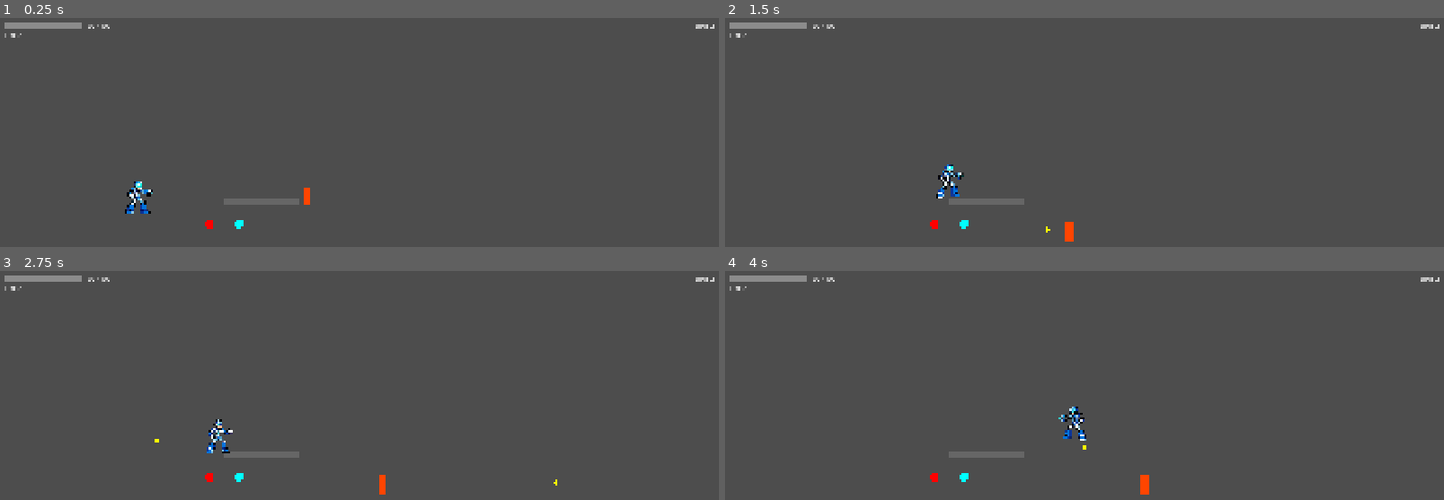
Above: before the commit, frames 1-4 (two rows, left to right).
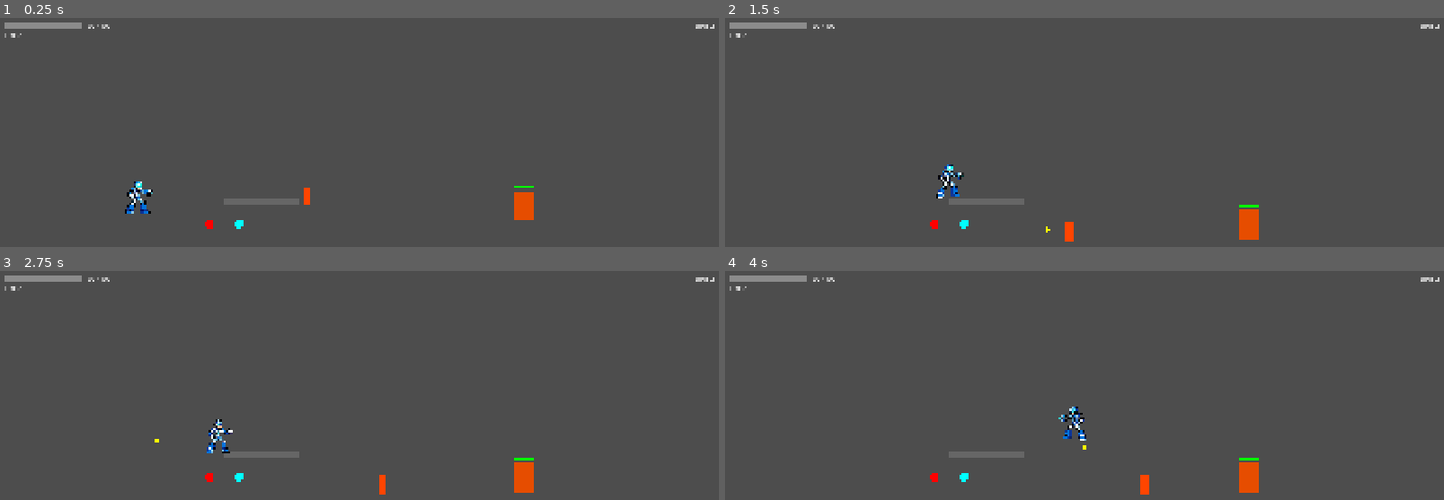
Above: after the commit, the same moments.

Repository: joaoramos00/NullvexGame
Game: Godot game, scene res://scenes/test_level.tscn
The game is run twice, just before and just after one commit, with the same random seed, the same clock (stepped at 60 frames per second) and the same inputs.
Inputs:
- Up to frame 1 (0.25 s): no input
- Up to frame 2 (1.5 s): hold Right (move_right) from 0.53 s (still down); tap Z (attack) at 0.6 s; tap Space (jump) at 0.77 s; tap X (dash) at 1.35 s
- Up to frame 3 (2.75 s): tap Space (jump) at 1.52 s; release Right (move_right) at 2.03 s; hold Left (move_left) from 2.03 s (still down); tap Z (attack) at 2.1 s
- Up to frame 4 (4 s): release Left (move_left) at 2.78 s; hold Right (move_right) from 2.78 s (still down); tap X (dash) at 2.85 s; tap Space (jump) at 3.02, 3.77 s; tap Z (attack) at 3.6 s

The runs differ from the first frame. In frame 1, 0.4% of the frame differs, in the area x 71-75%, y 73-89%; in frame 2, 0.4%; in frame 3, 0.4%, in the area x 71-78%, y 81-97%; in frame 4, 0.4%.
Error in both runs: Assertion failed: StageController: player node not assigned (res://stages/stage_controller.gd:9)

Commit message:
feat: Plan 09 — Save/Load + complete game flow
- StageComplete overlay: appears 1s after boss defeat, auto-saves via
  GameManager.save_game(), pauses tree, "Continue" returns to StageSelect
- CharacterSelect overlay in StageSelect: choose Zael or Zara before
  entering a stage, then calls StageManager.load_stage()
- PauseMenu: added Stage Select button (save + transition); renamed Quit
  to Main Menu (save + transition to title screen)
- StageManager.load_stage(): falls back to test_level.tscn when the
  target stage scene doesn't exist yet
- CharacterBase._ready(): initialises max_hp from GameManager.max_hp so
  hearts collected in previous sessions take effect immediately
- test_level: skips GameManager.reset() when launched from game flow
  (StageManager.current_stage_id >= 0); Ignarath boss + StageComplete
  added so the full defeat loop is testable in-game
- 4 new tests passing (hidden_by_default, shows_after_stage_completed,
  autosaves_on_stage_completed, save_load_full_round_trip)

Co-Authored-By: Claude Sonnet 4.6 <noreply@anthropic.com>

Diff:
--- a/autoloads/stage_manager.gd
+++ b/autoloads/stage_manager.gd
@@ -48,9 +48,9 @@
     current_stage_id = stage_id
     reset_checkpoints()
     var path: String = STAGE_PATHS.get(stage_id, "")
-    if path.is_empty():
-        push_error("StageManager: no scene path for stage_id %d" % stage_id)
-        return
+    if path.is_empty() or not ResourceLoader.exists(path):
+        push_warning("StageManager: stage %d scene not found, loading test level" % stage_id)
+        path = "res://scenes/test_level.tscn"
     get_tree().change_scene_to_file(path)
     stage_loaded.emit(stage_id)
     transition_finished.emit()
--- a/characters/base/character_base.gd
+++ b/characters/base/character_base.gd
@@ -33,6 +33,7 @@
 var _dash_direction: float = 1.0
 
 func _ready() -> void:
+    max_hp = GameManager.max_hp
     current_hp = max_hp
     queue_redraw()
 
--- a/scenes/test_level.gd
+++ b/scenes/test_level.gd
@@ -4,8 +4,9 @@
 @onready var _hud: CanvasLayer = $HUD
 
 func _ready() -> void:
-    GameManager.reset()
-    GameManager.set_active_character("zael")
+    if StageManager.current_stage_id < 0:
+        GameManager.reset()  # direct editor launch — reset for clean testing
+        GameManager.set_active_character("zael")
     StageManager.spawn_position = character.global_position
     _hud.connect_to_player(character)
     queue_redraw()
--- a/scenes/test_level.tscn
+++ b/scenes/test_level.tscn
@@ -9,6 +9,8 @@
 [ext_resource type="PackedScene" uid="uid://hud" path="res://ui/hud.tscn" id="7_hud"]
 [ext_resource type="PackedScene" uid="uid://pause_menu" path="res://ui/pause_menu.tscn" id="8_pause"]
 [ext_resource type="PackedScene" uid="uid://game_over" path="res://ui/game_over.tscn" id="9_gameover"]
+[ext_resource type="PackedScene" uid="uid://ignarath" path="res://characters/bosses/ignarath.tscn" id="10_boss"]
+[ext_resource type="PackedScene" uid="uid://stage_complete" path="res://ui/stage_complete.tscn" id="11_sc"]
 
 [sub_resource type="RectangleShape2D" id="RectangleShape2D_floor"]
 size = Vector2(3000, 40)
@@ -60,5 +62,11 @@
 
 [node name="GameOver" parent="." instance=ExtResource("9_gameover")]
 
+[node name="Ignarath" parent="." instance=ExtResource("10_boss")]
+position = Vector2(1400, 380)
+player = NodePath("../Zael")
+
+[node name="StageComplete" parent="." instance=ExtResource("11_sc")]
+
 [node name="Camera2D" type="Camera2D" parent="."]
 position = Vector2(960, 450)
--- /dev/null
+++ b/tests/test_stage_complete.gd
@@ -0,0 +1,66 @@
+extends Node
+
+func _ready() -> void:
+    test_hidden_by_default()
+    await test_shows_after_stage_completed()
+    await test_autosaves_on_stage_completed()
+    test_save_load_full_round_trip()
+    print("ALL TESTS PASSED")
+    get_tree().quit(0)
+
+func test_hidden_by_default() -> void:
+    var sc: CanvasLayer = _spawn_stage_complete()
+    assert(not sc.visible)
+    sc.queue_free()
+    print("PASS: hidden_by_default")
+
+func test_shows_after_stage_completed() -> void:
+    GameManager.reset()
+    var sc: CanvasLayer = _spawn_stage_complete()
+    GameManager.complete_stage(1)
+    await get_tree().create_timer(0.15).timeout
+    assert(sc.visible)
+    assert(get_tree().paused)
+    get_tree().paused = false
+    sc.queue_free()
+    print("PASS: shows_after_stage_completed")
+
+func test_autosaves_on_stage_completed() -> void:
+    GameManager.reset()
+    GameManager.delete_save()
+    assert(not GameManager.has_save())
+    var sc: CanvasLayer = _spawn_stage_complete()
+    GameManager.complete_stage(2)
+    await get_tree().create_timer(0.15).timeout
+    assert(GameManager.has_save())
+    get_tree().paused = false
+    GameManager.delete_save()
+    sc.queue_free()
+    print("PASS: autosaves_on_stage_completed")
+
+func test_save_load_full_round_trip() -> void:
+    GameManager.reset()
+    GameManager.complete_stage(1)
+    GameManager.unlock_ability("ignarath")
+    GameManager.collect_heart(1)
+    GameManager.set_zael_armor("helmet", true)
+    GameManager.save_game()
+
+    GameManager.reset()
+    assert(not GameManager.completed_stages.has(1))
+
+    var ok := GameManager.load_game()
+    assert(ok)
+    assert(GameManager.completed_stages.has(1))
+    assert(GameManager.boss_abilities_unlocked.has("ignarath"))
+    assert(GameManager.collected_hearts.has(1))
+    assert(GameManager.zael_armor["helmet"] == true)
+
+    GameManager.delete_save()
+    print("PASS: save_load_full_round_trip")
+
+func _spawn_stage_complete() -> CanvasLayer:
+    var sc: CanvasLayer = load("res://ui/stage_complete.tscn").instantiate()
+    sc.show_delay = 0.05
+    add_child(sc)
+    return sc
--- /dev/null
+++ b/tests/test_stage_complete.tscn
@@ -0,0 +1,6 @@
+[gd_scene format=3 uid="uid://test_stage_complete"]
+
+[ext_resource type="Script" path="res://tests/test_stage_complete.gd" id="1_script"]
+
+[node name="TestStageComplete" type="Node"]
+script = ExtResource("1_script")
--- /dev/null
+++ b/ui/character_select.gd
@@ -0,0 +1,19 @@
+extends Control
+
+signal character_chosen(character: String)
+
+@onready var _stage_label: Label = $Panel/VBox/StageLabel
+
+func _ready() -> void:
+    visible = false
+    $Panel/VBox/ZaelButton.pressed.connect(func(): _choose("zael"))
+    $Panel/VBox/ZaraButton.pressed.connect(func(): _choose("zara"))
+    $Panel/VBox/CancelButton.pressed.connect(func(): visible = false)
+
+func show_for_stage(stage_id: int, boss_name: String) -> void:
+    _stage_label.text = "Stage %d — %s" % [stage_id, boss_name]
+    visible = true
+
+func _choose(character: String) -> void:
+    visible = false
+    character_chosen.emit(character)
--- /dev/null
+++ b/ui/character_select.tscn
@@ -0,0 +1,55 @@
+[gd_scene format=3 uid="uid://character_select"]
+
+[ext_resource type="Script" path="res://ui/character_select.gd" id="1_script"]
+
+[node name="CharacterSelect" type="Control"]
+anchor_right = 1.0
+anchor_bottom = 1.0
+script = ExtResource("1_script")
+
+[node name="Overlay" type="ColorRect" parent="."]
+anchor_right = 1.0
+anchor_bottom = 1.0
+color = Color(0, 0, 0, 0.65)
+
+[node name="Panel" type="Panel" parent="."]
+anchor_left = 0.5
+anchor_top = 0.5
+anchor_right = 0.5
+anchor_bottom = 0.5
+offset_left = -140.0
+offset_top = -110.0
+offset_right = 140.0
+offset_bottom = 110.0
+
+[node name="VBox" type="VBoxContainer" parent="Panel"]
+anchor_right = 1.0
+anchor_bottom = 1.0
+offset_left = 16.0
+offset_top = 16.0
+offset_right = -16.0
+offset_bottom = -16.0
+theme_override_constants/separation = 12
+
+[node name="TitleLabel" type="Label" parent="Panel/VBox"]
+layout_mode = 2
+text = "Choose Character"
+horizontal_alignment = 1
+theme_override_font_sizes/font_size = 18
+
+[node name="StageLabel" type="Label" parent="Panel/VBox"]
+layout_mode = 2
+text = ""
+horizontal_alignment = 1
+
+[node name="ZaelButton" type="Button" parent="Panel/VBox"]
+layout_mode = 2
+text = "Zael  (Ranged)"
+
+[node name="ZaraButton" type="Button" parent="Panel/VBox"]
+layout_mode = 2
+text = "Zara  (Melee)"
+
+[node name="CancelButton" type="Button" parent="Panel/VBox"]
+layout_mode = 2
+text = "Cancel"
--- a/ui/pause_menu.gd
+++ b/ui/pause_menu.gd
@@ -4,7 +4,8 @@
     visible = false
     process_mode = Node.PROCESS_MODE_ALWAYS
     $Panel/VBox/ResumeButton.pressed.connect(_on_resume_pressed)
-    $Panel/VBox/QuitButton.pressed.connect(_on_quit_pressed)
+    $Panel/VBox/StageSelectButton.pressed.connect(_on_stage_select_pressed)
+    $Panel/VBox/MainMenuButton.pressed.connect(_on_main_menu_pressed)
 
 func _input(event: InputEvent) -> void:
     if event.is_action_just_pressed("pause"):
@@ -17,6 +18,12 @@
 func _on_resume_pressed() -> void:
     toggle_pause()
 
-func _on_quit_pressed() -> void:
+func _on_stage_select_pressed() -> void:
     get_tree().paused = false
-    get_tree().quit()
+    GameManager.save_game()
+    get_tree().change_scene_to_file("res://ui/stage_select.tscn")
+
+func _on_main_menu_pressed() -> void:
+    get_tree().paused = false
+    GameManager.save_game()
+    get_tree().change_scene_to_file("res://ui/title_screen.tscn")
--- a/ui/pause_menu.tscn
+++ b/ui/pause_menu.tscn
@@ -17,10 +17,10 @@
 anchor_top = 0.5
 anchor_right = 0.5
 anchor_bottom = 0.5
-offset_left = -110.0
-offset_top = -90.0
-offset_right = 110.0
-offset_bottom = 90.0
+offset_left = -120.0
+offset_top = -110.0
+offset_right = 120.0
+offset_bottom = 110.0
 
 [node name="VBox" type="VBoxContainer" parent="Panel"]
 anchor_right = 1.0
@@ -40,6 +40,10 @@
 layout_mode = 2
 text = "Resume"
 
-[node name="QuitButton" type="Button" parent="Panel/VBox"]
+[node name="StageSelectButton" type="Button" parent="Panel/VBox"]
 layout_mode = 2
-text = "Quit"
+text = "Stage Select"
+
+[node name="MainMenuButton" type="Button" parent="Panel/VBox"]
+layout_mode = 2
+text = "Main Menu"
--- /dev/null
+++ b/ui/stage_complete.gd
@@ -0,0 +1,30 @@
+extends CanvasLayer
+
+@export var show_delay: float = 1.0
+
+@onready var _stage_label: Label = $Panel/VBox/StageLabel
+@onready var _ability_label: Label = $Panel/VBox/AbilityLabel
+
+func _ready() -> void:
+    visible = false
+    process_mode = Node.PROCESS_MODE_ALWAYS
+    GameManager.stage_completed.connect(_on_stage_completed)
+    $Panel/VBox/ContinueButton.pressed.connect(_on_continue_pressed)
+
+func _on_stage_completed(stage_id: int) -> void:
+    GameManager.save_game()
+    var boss_ability := _boss_ability_for(stage_id)
+    _stage_label.text = "STAGE %d COMPLETE!" % stage_id
+    _ability_label.text = "Ability unlocked: %s" % boss_ability if boss_ability != "" else ""
+    await get_tree().create_timer(show_delay).timeout
+    visible = true
+    get_tree().paused = true
+
+func _on_continue_pressed() -> void:
+    get_tree().paused = false
+    get_tree().change_scene_to_file("res://ui/stage_select.tscn")
+
+func _boss_ability_for(stage_id: int) -> String:
+    var abilities := {1: "ignarath", 2: "cryovex", 3: "voltrix", 4: "gravitus",
+                      5: "galerix",  6: "umbraex", 7: "luxar",   8: "terragor"}
+    return abilities.get(stage_id, "")
--- /dev/null
+++ b/ui/stage_complete.tscn
@@ -0,0 +1,47 @@
+[gd_scene format=3 uid="uid://stage_complete"]
+
+[ext_resource type="Script" path="res://ui/stage_complete.gd" id="1_script"]
+
+[node name="StageComplete" type="CanvasLayer"]
+layer = 15
+process_mode = 4
+script = ExtResource("1_script")
+
+[node name="Overlay" type="ColorRect" parent="."]
+anchor_right = 1.0
+anchor_bottom = 1.0
+color = Color(0, 0, 0, 0.7)
+
+[node name="Panel" type="Panel" parent="."]
+anchor_left = 0.5
+anchor_top = 0.5
+anchor_right = 0.5
+anchor_bottom = 0.5
+offset_left = -180.0
+offset_top = -100.0
+offset_right = 180.0
+offset_bottom = 100.0
+
+[node name="VBox" type="VBoxContainer" parent="Panel"]
+anchor_right = 1.0
+anchor_bottom = 1.0
+offset_left = 16.0
+offset_top = 16.0
+offset_right = -16.0
+offset_bottom = -16.0
+theme_override_constants/separation = 12
+
+[node name="StageLabel" type="Label" parent="Panel/VBox"]
+layout_mode = 2
+text = "STAGE COMPLETE!"
+horizontal_alignment = 1
+theme_override_font_sizes/font_size = 22
+
+[node name="AbilityLabel" type="Label" parent="Panel/VBox"]
+layout_mode = 2
+text = ""
+horizontal_alignment = 1
+
+[node name="ContinueButton" type="Button" parent="Panel/VBox"]
+layout_mode = 2
+text = "Continue"
--- a/ui/stage_select.gd
+++ b/ui/stage_select.gd
@@ -10,8 +10,13 @@
     5: "Wind",     6: "Shadow",   7: "Light",     8: "Earth",
 }
 
+var _pending_stage_id: int = -1
+
+@onready var _char_select: Control = $CharacterSelect
+
 func _ready() -> void:
     $BackButton.pressed.connect(_on_back_pressed)
+    _char_select.character_chosen.connect(_on_character_chosen)
     _build_cards()
 
 func _build_cards() -> void:
@@ -26,13 +31,16 @@
         label.text = BOSS_NAMES.get(stage_id, "Stage %d" % stage_id)
         theme_label.text = BOSS_THEMES.get(stage_id, "")
         btn.text = "CLEAR" if completed else "SELECT"
+        btn.modulate = Color.GREEN if completed else Color.WHITE
         btn.pressed.connect(_on_stage_selected.bind(stage_id))
 
 func _on_stage_selected(stage_id: int) -> void:
-    StageManager.current_stage_id = stage_id
-    GameManager.set_active_character(GameManager.active_character)
-    # Scene transition wired up when individual stage scenes are built (Plan 09)
-    print("Stage %d selected — %s" % [stage_id, BOSS_NAMES.get(stage_id, "?")])
+    _pending_stage_id = stage_id
+    _char_select.show_for_stage(stage_id, BOSS_NAMES.get(stage_id, "Stage %d" % stage_id))
+
+func _on_character_chosen(character: String) -> void:
+    GameManager.set_active_character(character)
+    StageManager.load_stage(_pending_stage_id)
 
 func _on_back_pressed() -> void:
     get_tree().change_scene_to_file("res://ui/title_screen.tscn")
--- a/ui/stage_select.tscn
+++ b/ui/stage_select.tscn
@@ -1,6 +1,7 @@
 [gd_scene format=3 uid="uid://stage_select"]
 
 [ext_resource type="Script" path="res://ui/stage_select.gd" id="1_script"]
+[ext_resource type="PackedScene" uid="uid://character_select" path="res://ui/character_select.tscn" id="2_charsel"]
 
 [node name="StageSelect" type="Control"]
 anchor_right = 1.0
@@ -220,3 +221,5 @@
 offset_right = 60.0
 offset_bottom = 570.0
 text = "< Back"
+
+[node name="CharacterSelect" parent="." instance=ExtResource("2_charsel")]
Not shown: 1 places in scenes/test_level.tscn that only renumber resources
